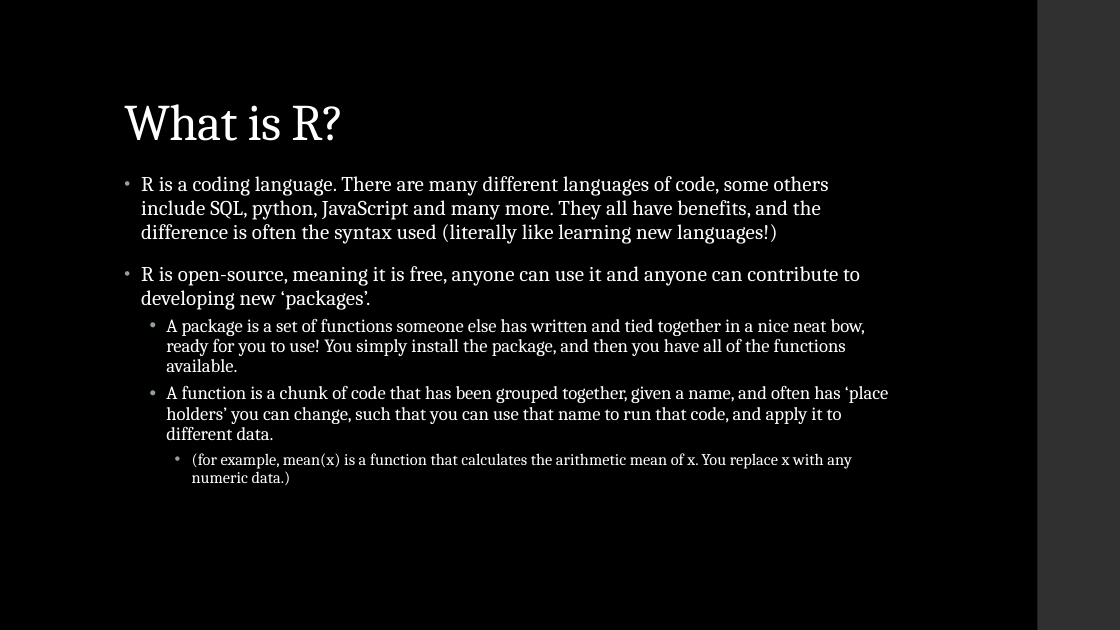
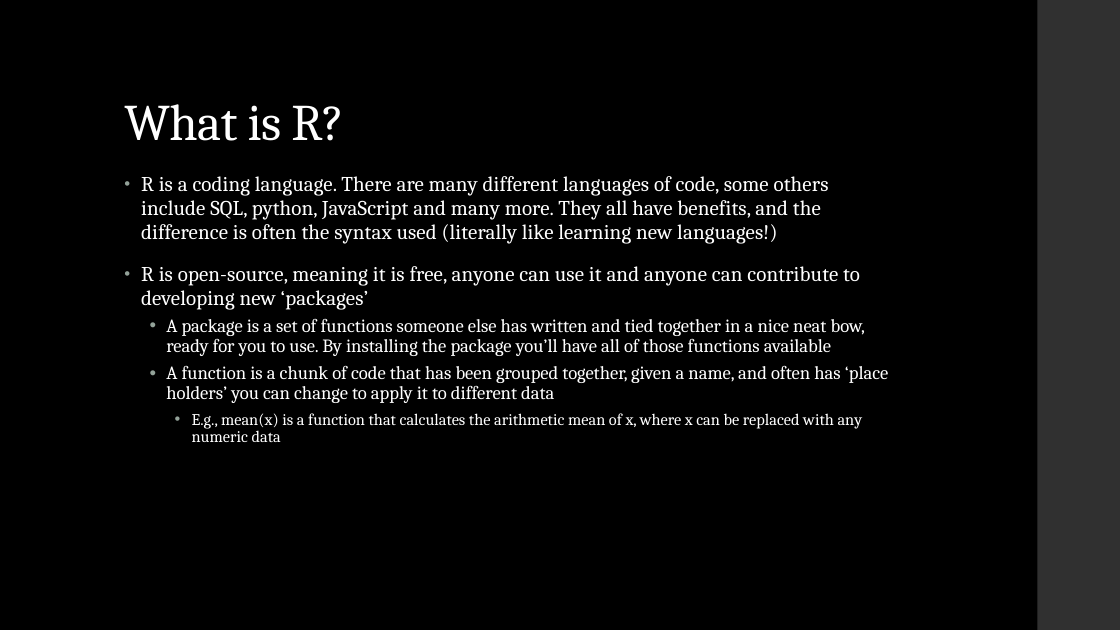
Before and after one commit to dfe-analytical-services/techskills_workshops, a slide deck: slide 5 of slides/workshopslides_RforRAP.pptx (slide 4 before the commit). Drawn at 1120x630 pixels with LibreOffice and Linux fonts; fonts in the diff are those of the drawing. Boxes give left, top, right and bottom in pixels: in the first picture for what was removed or moved away, otherwise in the second. Text is boxed around its words. In the diff, an @@ line names an element or a change of style, - is before the commit and + after.

```diff
--- a/slides/workshopslides_RforRAP.pptx
+++ b/slides/workshopslides_RforRAP.pptx
@@ text at [141, 266, 889, 442]: text changed @@
-• R is open-source, meaning it is free, anyone can use it and anyone can contribute to developing new ‘packages’.
-  • A package is a set of functions someone else has written and tied together in a nice neat bow, ready for you to use! You simply install the package, and then you have all of the functions available.
-  • A function is a chunk of code that has been grouped together, given a name, and often has ‘place holders’ you can change, such that you can use that name to run that code, and apply it to different data.
-    • (for example, mean(x) is a function that calculates the arithmetic mean of x. You replace x with any numeric data.)
+• R is open-source, meaning it is free, anyone can use it and anyone can contribute to developing new ‘packages’
+  • A package is a set of functions someone else has written and tied together in a nice neat bow, ready for you to use. By installing the package you’ll have all of those functions available
+  • A function is a chunk of code that has been grouped together, given a name, and often has ‘place holders’ you can change to apply it to different data
+    • E.g., mean(x) is a function that calculates the arithmetic mean of x, where x can be replaced with any numeric data
```
Also in this commit, not shown: 8 other slides changed, 2 slides added, 1 slide removed, 1 other file.
